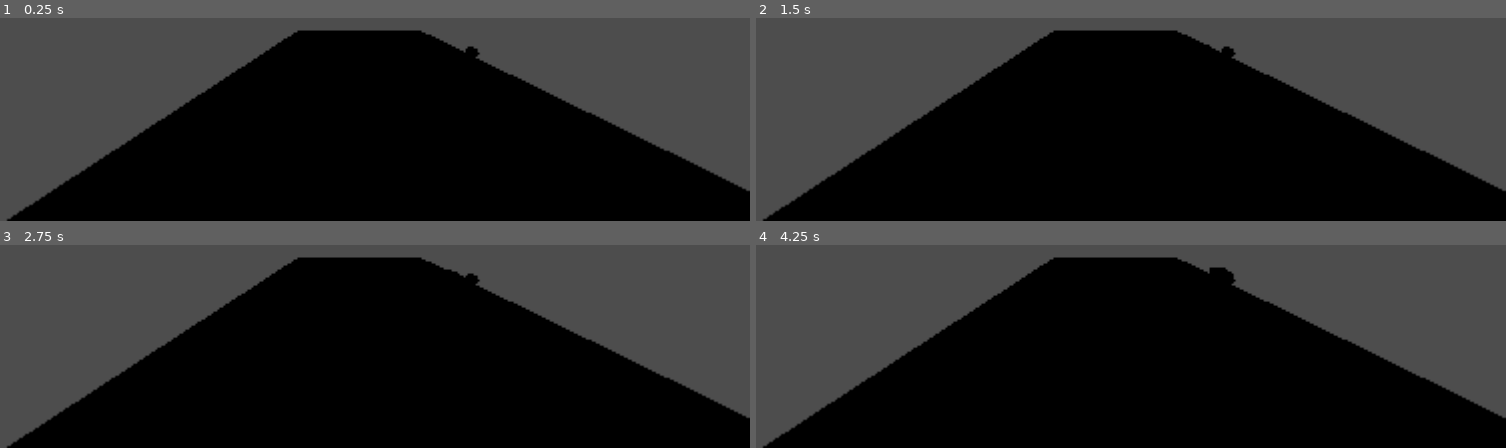
Above: before the commit, frames 1-4 (two rows, left to right).
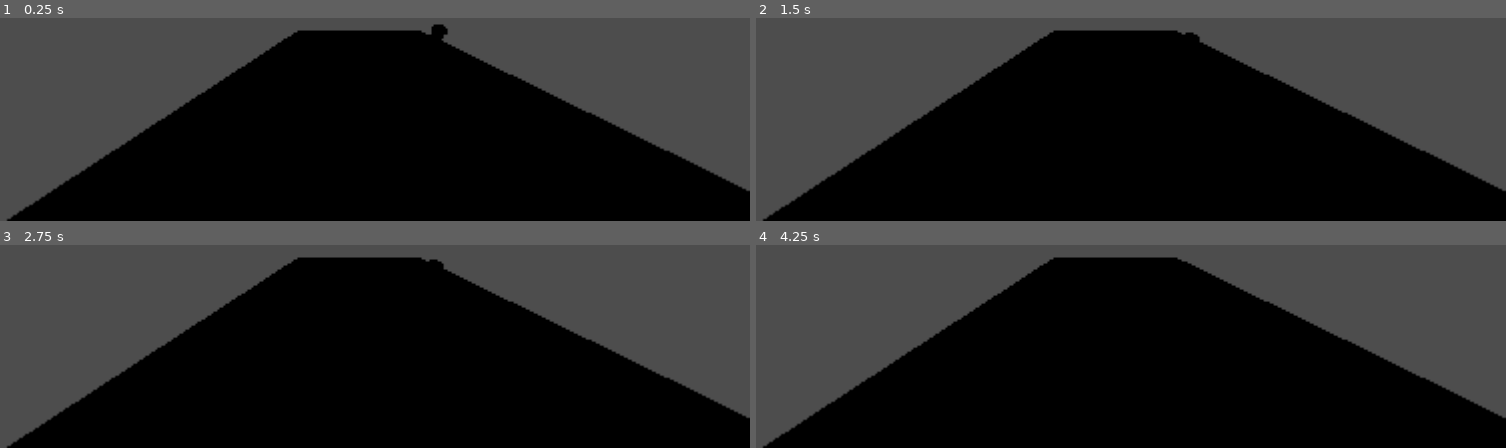
Above: after the commit, the same moments.

Repository: aetente/godot-sandbox
Game: Godot game, scene res://scenes/test_cars.tscn
Two runs of this game, one before a commit and one after it. Both use one fixed random seed, a clock stepped at 60 frames per second and the inputs below. The project has no main scene, so this scene is started directly.
Inputs (mouse positions are in pixels of both pictures, inside the frame that each line leads up to):
- Up to frame 1 (0.25 s): no input
- Up to frame 2 (1.5 s): tap Enter at 0.5 s; move the mouse to (outside the picture) at 0.52 s; hold Right (ui_right) 0.53-1.28 s; hold E (KEY_E) 0.53-1.28 s; tap Space (jump) at 0.77 s; move the mouse to (943, 18) at 1.27 s; hold Down (ui_down) from 1.28 s (still down); tap Q (KEY_Q) at 1.35 s
- Up to frame 3 (2.75 s): tap Space (jump) at 1.52 s; move the mouse to (outside the picture) at 2.02 s; release Down (ui_down) at 2.03 s; hold Right (ui_right) from 2.03 s (still down); hold S (KEY_S) from 2.03 s (still down)
- Up to frame 4 (4.25 s): move the mouse to (1063, 314) at 2.77 s; release Right (ui_right) at 2.78 s; release S (KEY_S) at 2.78 s; hold Up (ui_up) 2.78-3.53 s; tap W (KEY_W) at 2.85 s; tap Space (jump) at 3.02, 3.77 s; move the mouse to (1348, 291) at 3.52 s; hold Left (ui_left) from 3.53 s (still down); hold X (KEY_X) from 3.53 s (still down)

The runs differ from the first frame. In frame 1, 0.2% of the frame differs, in the area x 57-64%, y 2-20%; in frame 2, 0.1%; in frame 3, 0.2%; in frame 4, 0.2%.

Commit message:
feat: editable variables for the script

Diff:
--- a/elements/test_mesh.tscn
+++ b/elements/test_mesh.tscn
@@ -1,7 +1,12 @@
-[gd_scene load_steps=6 format=3 uid="uid://dbdviqi1aycpq"]
+[gd_scene load_steps=8 format=3 uid="uid://dbdviqi1aycpq"]
+
+[ext_resource type="Texture2D" uid="uid://b08xgvd01jngr" path="res://assets/textures/car_texture1.png" id="1_bjlfw"]
 
 [sub_resource type="StandardMaterial3D" id="StandardMaterial3D_jlk4s"]
-albedo_color = Color(1, 0.27451, 0.156863, 1)
+albedo_color = Color(1, 0.968627, 0.960784, 1)
+albedo_texture = ExtResource("1_bjlfw")
+uv1_scale = Vector3(0.3, 0.3, 0.3)
+uv1_offset = Vector3(0.5, 0.5, 0)
 
 [sub_resource type="BoxMesh" id="BoxMesh_2ytyv"]
 material = SubResource("StandardMaterial3D_jlk4s")
@@ -9,33 +14,49 @@
 [sub_resource type="BoxShape3D" id="BoxShape3D_1ab2y"]
 size = Vector3(0.3, 0.3, 0.3)
 
+[sub_resource type="BoxShape3D" id="BoxShape3D_8ujm2"]
+size = Vector3(0.3, 0.12256, 0.718983)
+
 [sub_resource type="StandardMaterial3D" id="StandardMaterial3D_2ee6a"]
 albedo_color = Color(0.368627, 0.368627, 0.368627, 1)
 
 [sub_resource type="CylinderMesh" id="CylinderMesh_72lgl"]
 material = SubResource("StandardMaterial3D_2ee6a")
+radial_segments = 8
 
 [node name="Node3D" type="RigidBody3D"]
 gravity_scale = 0.0
 
 [node name="StaticBody3D" type="MeshInstance3D" parent="."]
-transform = Transform3D(-0.3, 0, -2.62268e-08, 0, 0.3, 0, 2.62268e-08, 0, -0.3, -0.0056728, 0, -0.0312893)
+transform = Transform3D(-0.3, -6.34258e-05, 7.86846e-05, 0.00015572, -0.0934118, 0.168622, -2.74757e-05, 0.163131, 0.0965563, -0.0056728, 0.0109756, -0.0312893)
+mesh = SubResource("BoxMesh_2ytyv")
+
+[node name="StaticBody3D2" type="MeshInstance3D" parent="."]
+transform = Transform3D(-0.275566, -5.19297e-05, 3.43306e-05, 0.000109775, 0.00296473, 0.0847632, -9.51115e-05, 0.153882, -0.00163309, -0.0056728, 0.10513, 0.00602688)
+mesh = SubResource("BoxMesh_2ytyv")
+
+[node name="StaticBody3D6" type="MeshInstance3D" parent="."]
+transform = Transform3D(-0.275566, -5.19297e-05, 3.43306e-05, 0.000109775, 0.00296473, 0.0847632, -9.51115e-05, 0.153882, -0.00163309, -0.0056728, -0.110734, -0.051317)
 mesh = SubResource("BoxMesh_2ytyv")
 
 [node name="StaticBody3D3" type="MeshInstance3D" parent="."]
-transform = Transform3D(-0.3, 0, -2.62268e-08, 0, 0.136723, 0, 2.62268e-08, 0, -0.3, -0.00567282, -0.0845697, -0.263459)
+transform = Transform3D(-0.281331, 0, -2.62268e-08, 0, 0.136723, 0, 2.45948e-08, 0, -0.3, -0.00567282, -0.0845697, -0.263459)
 mesh = SubResource("BoxMesh_2ytyv")
 
 [node name="StaticBody3D4" type="MeshInstance3D" parent="."]
-transform = Transform3D(-0.3, 0, -2.62268e-08, 0, 0.136723, 0, 2.62268e-08, 0, -0.3, -0.00567278, -0.0845697, 0.157817)
+transform = Transform3D(-0.281331, 0, -2.62268e-08, 0, 0.136723, 0, 2.45948e-08, 0, -0.3, -0.00567278, -0.0845697, 0.157817)
 mesh = SubResource("BoxMesh_2ytyv")
 
 [node name="StaticBody3D5" type="MeshInstance3D" parent="."]
-transform = Transform3D(-0.3, 5.97633e-09, -2.27131e-08, 0, 0.118405, 0.15, 2.62268e-08, 0.0683613, -0.259808, -0.00567278, 0.0149846, 0.157817)
+transform = Transform3D(-0.286325, 5.97633e-09, -2.27131e-08, 0, 0.118405, 0.15, 2.50314e-08, 0.0683613, -0.259808, -0.00567278, 0.0149846, 0.157817)
 mesh = SubResource("BoxMesh_2ytyv")
 
 [node name="CollisionShape3D" type="CollisionShape3D" parent="."]
 shape = SubResource("BoxShape3D_1ab2y")
+
+[node name="CollisionShape3D2" type="CollisionShape3D" parent="."]
+transform = Transform3D(1, 0, 0, 0, 1, 0, 0, 0, 1, 0, -0.0878898, -0.0560917)
+shape = SubResource("BoxShape3D_8ujm2")
 
 [node name="wheel" type="MeshInstance3D" parent="."]
 transform = Transform3D(0, -0.0281441, -1.39876e-08, -0.16, 0, 0, 0, 2.46044e-09, -0.16, -0.140828, -0.117399, -0.276111)
--- a/scenes/test_cars.tscn
+++ b/scenes/test_cars.tscn
@@ -1,11 +1,12 @@
-[gd_scene load_steps=5 format=3 uid="uid://bptfcymmtg3cd"]
+[gd_scene load_steps=6 format=3 uid="uid://bptfcymmtg3cd"]
 
 [ext_resource type="Script" path="res://scripts/follow_path_rigid.gd" id="1_vwrdg"]
+[ext_resource type="PackedScene" uid="uid://dbdviqi1aycpq" path="res://elements/test_mesh.tscn" id="2_3s6vl"]
 
 [sub_resource type="Curve3D" id="Curve3D_o6gkx"]
 bake_interval = 1.0
 _data = {
-"points": PackedVector3Array(0, 0, 0, 0, 0, 0, -0.112644, -1.07185, -3.32795, 0, 0, 0, 0, 0, 0, 0.480787, -1.17248, -0.779045, 0, 0, 0, 0, 0, 0, -1.68195, -1.26824, 1.33012, 0, 0, 0, 0, 0, 0, 1.14262, -1.30483, 2.15524),
+"points": PackedVector3Array(0, 0, 0, 0, 0, 0, -0.145165, -1.05367, -2.3352, 0, 0, 0, 0, 0, 0, 0.480787, -1.17248, -0.779045, 0, 0, 0, 0, 0, 0, -1.68195, -1.26824, 1.33012, 0, 0, 0, 0, 0, 0, 1.14262, -1.30483, 2.15524),
 "tilts": PackedFloat32Array(0, 0, 0, 0)
 }
 point_count = 4
@@ -17,9 +18,10 @@
 
 [node name="Node3D" type="Node3D"]
 script = ExtResource("1_vwrdg")
+mesh_model = ExtResource("2_3s6vl")
 
 [node name="Path3D" type="Path3D" parent="."]
-transform = Transform3D(1, 0, 0, 0, 1, 0, 0, 0, 1, 0.412126, -0.51815, 0.323977)
+transform = Transform3D(1, 0, 0, 0, 1, 0, 0, 0, 1, 0.424077, -0.435393, 0.554358)
 curve = SubResource("Curve3D_o6gkx")
 
 [node name="CSGPolygon3D" type="CSGPolygon3D" parent="Path3D"]
--- a/scripts/follow_path_rigid.gd
+++ b/scripts/follow_path_rigid.gd
@@ -5,18 +5,21 @@
 var point_index = 0
 var point_indexes = []
 var rigids = []
-var move_speed = 0.1
+var time_alive = []
+@export var  move_speed: float = 0.1
 var velocity = Vector3.ZERO
+@export var max_time : float = 3
 
-const amount_of_rigis = 10
-const rigids_freq = 0.3
+@export var rigids_freq : float = 0.3
+@export var noise_freq : float = -0.1
+
+@export var mesh_model : PackedScene
 
 var time_start = 0
 var time_now = 0
 
 func create_instance(add):
-	var scene = load(add)
-	var scene_instance = scene.instantiate()
+	var scene_instance = add.instantiate()
 	return scene_instance
 
 # Called when the node enters the scene tree for the first time.
@@ -39,11 +42,12 @@
 
 func _physics_process(delta):
 	time_now = Time.get_unix_time_from_system()
-	if (time_now - time_start >= rigids_freq):
-		var rigid = create_instance('res://elements/test_mesh.tscn')
+	if (time_now - time_start >= rigids_freq + randf()*noise_freq):
+		var rigid = create_instance(mesh_model)
 		rigid.position = path.curve.get_point_position(0)
 		rigids.push_front(rigid)
 		point_indexes.push_front(0)
+		time_alive.push_front(Time.get_unix_time_from_system())
 		add_child(rigid)
 		time_start = Time.get_unix_time_from_system()
 	if (path):
@@ -51,6 +55,11 @@
 			point_index = point_indexes[i]
 			var rigid = rigids[i]
 			var target = path.curve.get_point_position(point_index) + path.position
+			if (Time.get_unix_time_from_system() - time_alive[i] >= max_time):
+				remove_child(rigid)
+				point_indexes.remove_at(i)
+				rigids.remove_at(i)
+				time_alive.remove_at(i)
 			if (rigid.position.distance_to(target) < 0.3):
 				point_index = point_index + 1
 				point_indexes[i] = point_index
@@ -58,6 +67,7 @@
 					remove_child(rigid)
 					point_indexes.remove_at(i)
 					rigids.remove_at(i)
+					time_alive.remove_at(i)
 				target = path.curve.get_point_position(point_index) + path.position
 			velocity = (target - rigid.position).normalized() * move_speed
 			rigid.look_at(target)
Binary file added: assets/textures/car_texture1.png
Not shown, added: assets/textures/car_texture1.png.import
Binary file added: assets/textures/road_texture1.png
Not shown, added: assets/textures/road_texture1.png.import
